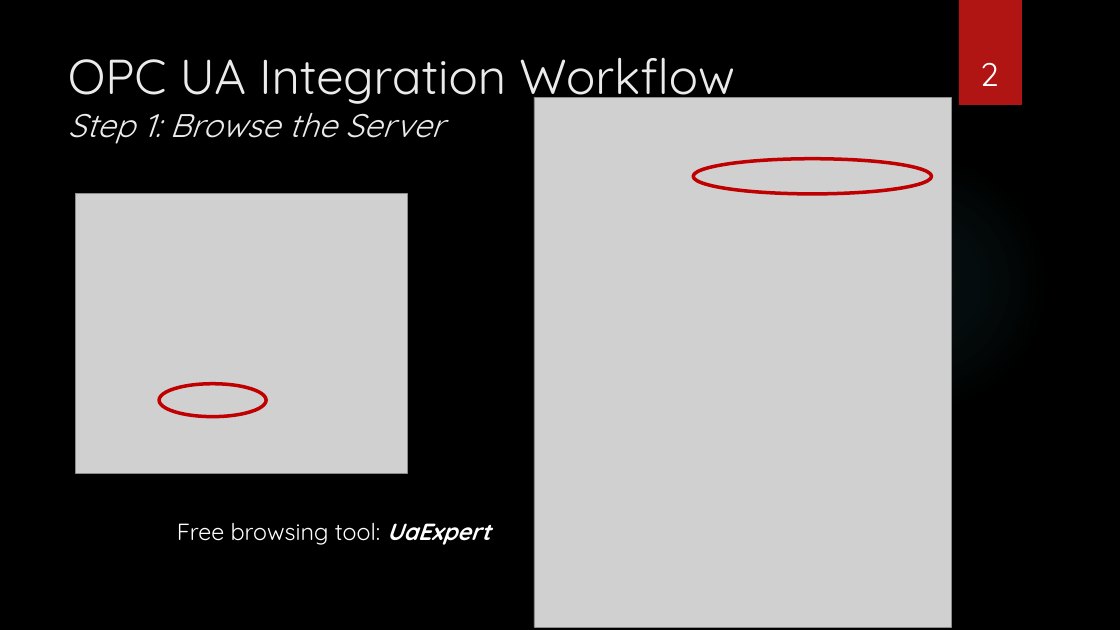
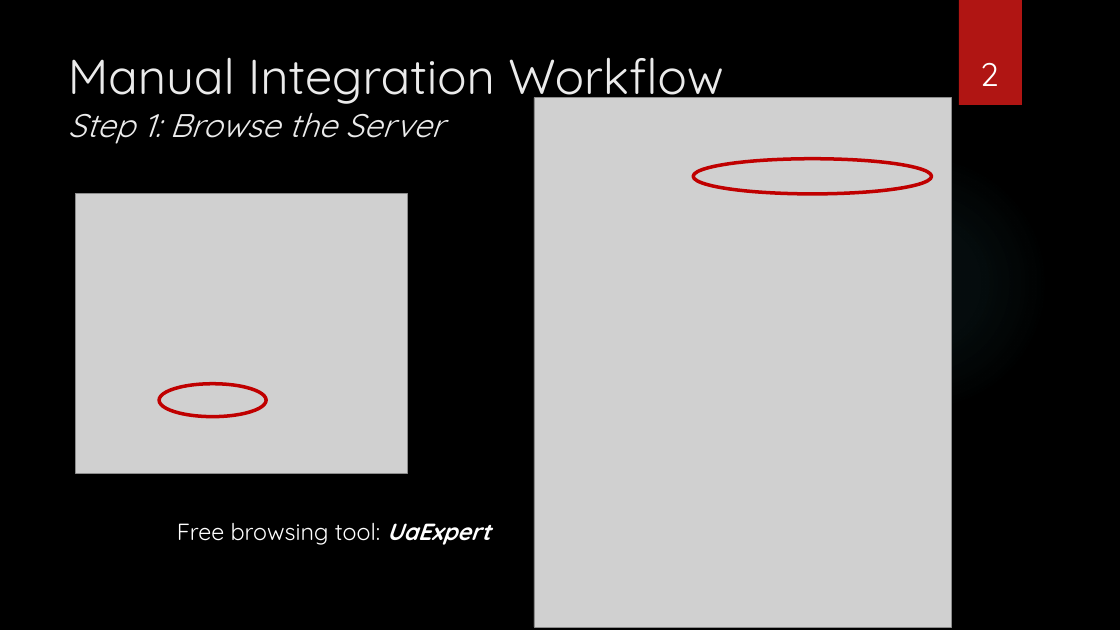
Before and after one commit to epics-training/opcua-support, a slide deck: slide 2 of presentations/OPC UA Device Support - Hands-On.pptx. Drawn at 1120x630 pixels with LibreOffice and Linux fonts; fonts in the diff are those of the drawing; grey boxes stand for pictures; background and template pictures are left out. Boxes give left, top, right and bottom in pixels: in the first picture for what was removed or moved away, otherwise in the second. Text is boxed around its words. In the diff, an @@ line names an element or a change of style, - is before the commit and + after.

```diff
--- a/presentations/OPC UA Device Support - Hands-On.pptx
+++ b/presentations/OPC UA Device Support - Hands-On.pptx
@@ title at [68,57,723,144]: text changed @@
-OPC UA Integration Workflow
-Step 1: Browse the Server
+Manual Integration Workflow
+Step 1: Browse the Server
```
Also in this commit, not shown: 3 other slides changed, 1 other file.
